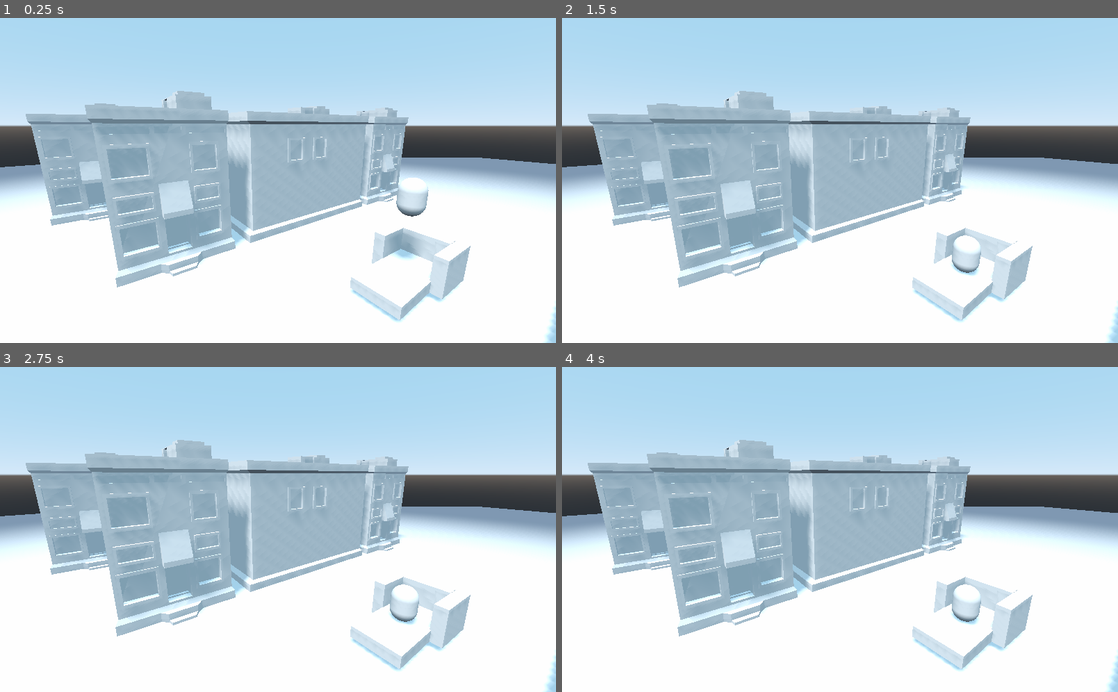
Above: before the commit, frames 1-4 (two rows, left to right).
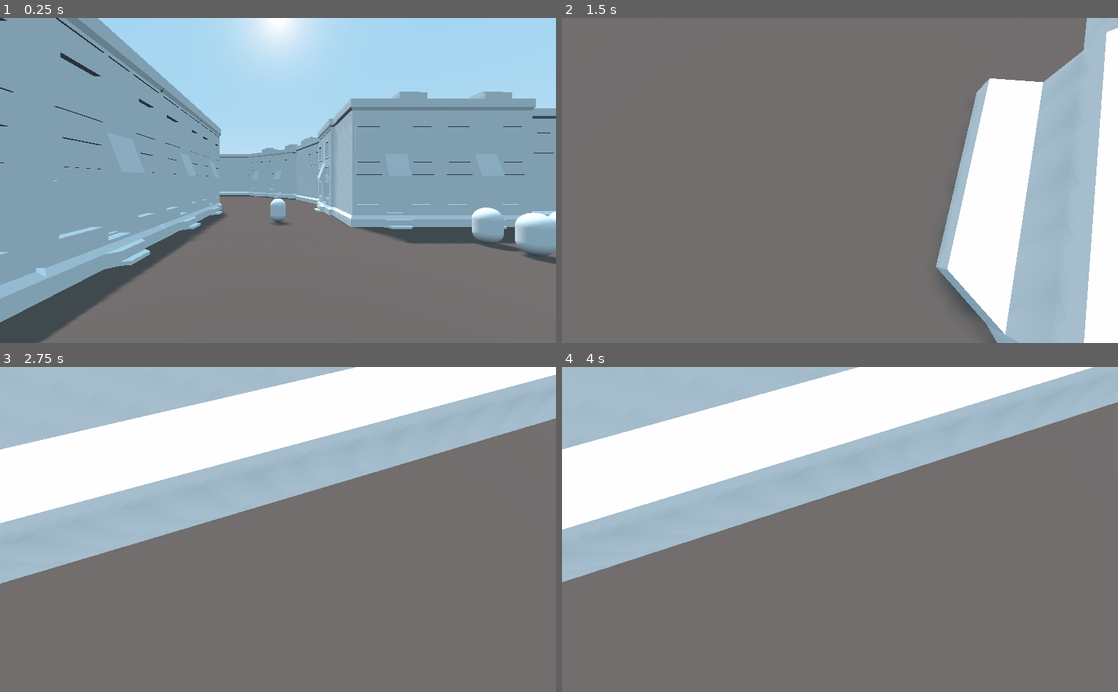
Above: after the commit, the same moments.

Repository: cullumi/One-Second-Speedster
Game: Godot game, scene res://Level 1/Level 1.tscn
Two runs of this game, one before a commit and one after it. Both use one fixed random seed, a clock stepped at 60 frames per second and the inputs below.
Inputs:
- Up to frame 1 (0.25 s): no input
- Up to frame 2 (1.5 s): hold D (move_right, bound only after the commit) 0.53-1.28 s; hold Down (look_down, bound only after the commit) 0.53-1.28 s; tap Left (look_left, bound only after the commit) at 0.8, 1.35 s; hold S (move_back, bound only after the commit) from 1.28 s (still down)
- Up to frame 3 (2.75 s): tap Right (look_right, bound only after the commit) at 1.55 s; release S (move_back, bound only after the commit) at 2.03 s; hold D (move_right, bound only after the commit) from 2.03 s (still down); hold Right (look_right, bound only after the commit) from 2.03 s (still down); tap Up (look_up, bound only after the commit) at 2.3 s
- Up to frame 4 (4 s): release D (move_right, bound only after the commit) at 2.78 s; release Right (look_right, bound only after the commit) at 2.78 s; hold W (move_forward, bound only after the commit) 2.78-3.53 s; tap Up (look_up, bound only after the commit) at 2.85 s; tap Down (look_down, bound only after the commit) at 3.05 s; tap Enter at 3.5 s; hold A (move_left, bound only after the commit) from 3.53 s (still down); hold Down (look_down, bound only after the commit) from 3.53 s (still down); tap Left (look_left, bound only after the commit) at 3.8 s

The runs differ from the first frame. In frame 1, 71% of the frame differs, in the area x 0-100%, y 0-100%; in frame 2, 94%; in frame 3, 93%; in frame 4, 95%.

Commit message:
Player Character
+ Player Character
+ Player Camera
+ Movement/Aiming Code Borrowed from "Thief Clone"

Diff:
--- /dev/null
+++ b/Assets/Materials/trolly_spatmat.tres
@@ -0,0 +1,4 @@
+[gd_resource type="SpatialMaterial" format=2]
+
+[resource]
+albedo_color = Color( 0.701961, 0.0823529, 0.0823529, 1 )
--- a/Level 1/Level 1.gd
+++ b/Level 1/Level 1.gd
@@ -1,4 +1,6 @@
 extends Spatial
+
+onready var real_time_cam = $"Real-Time Camera"
 
 var trolly_speed = 40
 
@@ -8,3 +10,5 @@
 func _process(delta):
 	if Input.is_action_just_pressed("un-pause"):
 		get_tree().call_group("pausable", "unpause")
+
+		real_time_cam.current = true
--- a/Level 1/Level 1.tscn
+++ b/Level 1/Level 1.tscn
@@ -1,46 +1,60 @@
-[gd_scene load_steps=17 format=2]
+[gd_scene load_steps=23 format=2]
 
 [ext_resource path="res://Level 1/Level 1.gd" type="Script" id=1]
 [ext_resource path="res://Assets/Meshes/Detailed Building.tscn" type="PackedScene" id=2]
 [ext_resource path="res://Level 1/Trolly.gd" type="Script" id=3]
-[ext_resource path="res://Level 1/lvl1_env.tres" type="Environment" id=4]
-[ext_resource path="res://Level 1/Real-Time Camera.gd" type="Script" id=5]
-[ext_resource path="res://Level 1/PathFollow.gd" type="Script" id=6]
-
-[sub_resource type="PlaneMesh" id=1]
+[ext_resource path="res://Assets/Materials/trolly_spatmat.tres" type="Material" id=4]
+[ext_resource path="res://Level 1/lvl1_env.tres" type="Environment" id=5]
+[ext_resource path="res://Level 1/Real-Time Camera.gd" type="Script" id=6]
+[ext_resource path="res://Level 1/PathFollow.gd" type="Script" id=7]
+[ext_resource path="res://Level 1/Player.gd" type="Script" id=8]
+
+[sub_resource type="SpatialMaterial" id=1]
+albedo_color = Color( 0.392157, 0.341176, 0.321569, 1 )
+
+[sub_resource type="PlaneMesh" id=2]
+material = SubResource( 1 )
 size = Vector2( 192, 256 )
 
-[sub_resource type="ConcavePolygonShape" id=2]
+[sub_resource type="ConcavePolygonShape" id=3]
 data = PoolVector3Array( 96, 0, 128, -96, 0, 128, 96, 0, -128, -96, 0, 128, -96, 0, -128, 96, 0, -128 )
 
-[sub_resource type="ConvexPolygonShape" id=5]
+[sub_resource type="ConvexPolygonShape" id=4]
 points = PoolVector3Array( 0, 0, 1.5, 0, 0, 1.5, 0, 0, 1.5, 0, 0, 1.5, 0, 0, 1.5, 0, 0, 1.5, 0, 0, 1.5, 0, 0, 1.5, 0, 0 …(56722 unchanged characters)…
 
-[sub_resource type="CapsuleMesh" id=6]
-
-[sub_resource type="ConvexPolygonShape" id=7]
+[sub_resource type="CapsuleMesh" id=5]
+
+[sub_resource type="ConvexPolygonShape" id=6]
 points = PoolVector3Array( -2, 0.5, 4, 2, 0.5, -4, 2, 0.5, 4, -2, 0.5, -4, -2, -0.5, 4, 2, -0.5, -4, 2, -0.5, 4, -2, -0 …(208 unchanged characters)…
 
-[sub_resource type="CubeMesh" id=8]
+[sub_resource type="CubeMesh" id=7]
 size = Vector3( 4, 1, 8 )
 
-[sub_resource type="ConvexPolygonShape" id=9]
+[sub_resource type="ConvexPolygonShape" id=8]
 points = PoolVector3Array( 0, 0, 1.5, 0, 0, 1.5, 0, 0, 1.5, 0, 0, 1.5, 0, 0, 1.5, 0, 0, 1.5, 0, 0, 1.5, 0, 0, 1.5, 0, 0 …(56722 unchanged characters)…
 
-[sub_resource type="CapsuleMesh" id=10]
-
-[sub_resource type="Curve3D" id=11]
+[sub_resource type="CapsuleMesh" id=9]
+
+[sub_resource type="Curve3D" id=10]
 _data = {
 "points": PoolVector3Array( 0, 0, 0, 0, 0, 0, -0.805283, 1.3589, 18.4287, 0, 0, 0, 0, 0, 0, -0.24303, 0.456134, 2.60398 …(275 unchanged characters)…
 "tilts": PoolRealArray( 0, 0, 0, 0, 0, 0 )
 }
 
-[sub_resource type="Curve3D" id=12]
+[sub_resource type="Curve3D" id=11]
 _data = {
 "points": PoolVector3Array( 0, 0, 0, 0, 0, 0, 0.415953, 0.263329, 19.518, -0.578014, -0.0166445, 2.85981, 0.578014, 0.0 …(275 unchanged characters)…
 "tilts": PoolRealArray( 0, 0, 0, 0, 0 )
 }
 
+[sub_resource type="SpatialMaterial" id=12]
+albedo_color = Color( 0.309804, 0.419608, 0.741176, 1 )
+
+[sub_resource type="CapsuleMesh" id=13]
+material = SubResource( 12 )
+
+[sub_resource type="CapsuleShape" id=14]
+
 [node name="Level 1" type="Spatial"]
 script = ExtResource( 1 )
 
@@ -50,13 +64,13 @@
 editor/display_folded = true
 transform = Transform( 1, 0, 0, 0, 1, 0, 0, 0, 1, 10.538, 0, 0 )
 use_in_baked_light = true
-mesh = SubResource( 1 )
+mesh = SubResource( 2 )
 material/0 = null
 
 [node name="StaticBody" type="StaticBody" parent="Static Environment/Ground"]
 
 [node name="CollisionShape" type="CollisionShape" parent="Static Environment/Ground/StaticBody"]
-shape = SubResource( 2 )
+shape = SubResource( 3 )
 
 [node name="Buildings" type="Node" parent="Static Environment"]
 editor/display_folded = true
@@ -198,38 +212,40 @@
 
 [node name="Base" type="CollisionShape" parent="Trolly"]
 editor/display_folded = true
-shape = SubResource( 7 )
+shape = SubResource( 6 )
 
 [node name="Trolly" type="MeshInstance" parent="Trolly/Base"]
-mesh = SubResource( 8 )
-material/0 = null
+mesh = SubResource( 7 )
+material/0 = ExtResource( 4 )
 
 [node name="Base2" type="CollisionShape" parent="Trolly"]
 editor/display_folded = true
 transform = Transform( 1, 0, 0, 0, -1.74846e-008, -0.4, 0, 1, -4.37114e-008, 0, 1.09786, 4 )
-shape = SubResource( 7 )
+shape = SubResource( 6 )
 
 [node name="Trolly" type="MeshInstance" parent="Trolly/Base2"]
-mesh = SubResource( 8 )
-material/0 = null
+mesh = SubResource( 7 )
+material/0 = ExtResource( 4 )
 
 [node name="Base3" type="CollisionShape" parent="Trolly"]
 editor/display_folded = true
 transform = Transform( 0.0371209, 0.999311, -4.36813e-008, 0, -1.74846e-008, -0.4, -0.999311, 0.0371209, -1.62261e-009, 2.38227, 1.09786, 2.50563 )
-shape = SubResource( 7 )
+shape = SubResource( 6 )
 
 [node name="Trolly" type="MeshInstance" parent="Trolly/Base3"]
-mesh = SubResource( 8 )
-material/0 = null
+transform = Transform( 1, -3.72529e-009, 0, 3.72529e-009, 1, -1.38778e-017, -1.11022e-016, -2.08167e-017, 1, 0, 0, 0 )
+mesh = SubResource( 7 )
+material/0 = ExtResource( 4 )
 
 [node name="Base4" type="CollisionShape" parent="Trolly"]
 editor/display_folded = true
 transform = Transform( 0.0371209, 0.999311, -4.36813e-008, 0, -1.74846e-008, -0.4, -0.999311, 0.0371209, -1.62261e-009, -2.45796, 1.09786, 2.50563 )
-shape = SubResource( 7 )
+shape = SubResource( 6 )
 
 [node name="Trolly" type="MeshInstance" parent="Trolly/Base4"]
-mesh = SubResource( 8 )
-material/0 = null
+transform = Transform( 1, -3.72529e-009, 0, 3.72529e-009, 1, -1.38778e-017, -1.11022e-016, -2.08167e-017, 1, 0, 0, 0 )
+mesh = SubResource( 7 )
+material/0 = ExtResource( 4 )
 
 [node name="Camera Focus Point" type="Spatial" parent="Trolly"]
 
@@ -238,37 +254,56 @@
 transform = Transform( 1, 0, 0, 0, -4.37114e-008, -1, 0, 1, -4.37114e-008, 0, 8.24223, 18.7642 )
 
 [node name="CollisionShape" type="CollisionShape" parent="Trolly Driver"]
-shape = SubResource( 9 )
+shape = SubResource( 8 )
 
 [node name="Trolly Driver" type="MeshInstance" parent="Trolly Driver"]
-mesh = SubResource( 10 )
+mesh = SubResource( 9 )
 material/0 = null
 
 [node name="Real-Time Camera" type="Camera" parent="."]
 transform = Transform( -0.587913, 0.18597, -0.787257, 0, 0.973215, 0.229898, 0.808924, 0.13516, -0.572166, -7.69456, 13.2775, 0.574323 )
-environment = ExtResource( 4 )
-current = true
-script = ExtResource( 5 )
+environment = ExtResource( 5 )
+script = ExtResource( 6 )
 focus_point = NodePath("../Trolly/Camera Focus Point")
 
 [node name="Left Path" type="Path" parent="."]
+editor/display_folded = true
 transform = Transform( 1, 0, 0, 0, 1, 0, 0, 0, 1, 0.0281987, -0.189789, -0.0553005 )
-curve = SubResource( 11 )
+curve = SubResource( 10 )
 
 [node name="LeftPathFollow" type="PathFollow" parent="Left Path"]
 v_offset = 1.0
 loop = false
-script = ExtResource( 6 )
+script = ExtResource( 7 )
 
 [node name="Right Path" type="Path" parent="."]
-curve = SubResource( 12 )
+editor/display_folded = true
+curve = SubResource( 11 )
 
 [node name="RightPathFollow" type="PathFollow" parent="Right Path"]
 v_offset = 1.0
 cubic_interp = false
 loop = false
-script = ExtResource( 6 )
+script = ExtResource( 7 )
 
 [node name="DirectionalLight" type="DirectionalLight" parent="."]
 transform = Transform( -0.278601, 0.946451, -0.163132, 0.373922, 0.263348, 0.889286, 0.884627, 0.186757, -0.427268, 0, 19.7036, 0 )
 shadow_enabled = true
+
+[node name="Player" type="KinematicBody" parent="."]
+editor/display_folded = true
+transform = Transform( 1, 0, 0, 0, 1, 0, 0, 0, 1, 0, 8.08827, 4.05386 )
+script = ExtResource( 8 )
+
+[node name="MeshInstance" type="MeshInstance" parent="Player"]
+transform = Transform( 1, 0, 0, 0, -4.37114e-008, -1, 0, 1, -4.37114e-008, 0, 0, 0 )
+mesh = SubResource( 13 )
+material/0 = null
+
+[node name="CollisionShape" type="CollisionShape" parent="Player"]
+transform = Transform( 1, 0, 0, 0, -4.37114e-008, -1, 0, 1, -4.37114e-008, 0, 0, 0 )
+shape = SubResource( 14 )
+
+[node name="Camera" type="Camera" parent="Player"]
+transform = Transform( 1, 0, 0, 0, 1, 0, 0, 0, 1, 0, 0.962328, 0 )
+current = true
--- /dev/null
+++ b/Level 1/Player.gd
@@ -0,0 +1,70 @@
+extends KinematicBody
+
+export (int) var move_speed = 15
+export (int) var look_speed = 3
+
+onready var camera = $Camera
+
+var is_paused = true
+
+func _ready():
+	add_to_group("pausable")
+	$MeshInstance.visible = false
+
+func _process(delta):
+	if is_paused:
+		aiming(delta)
+		movement()
+
+func movement():
+	var velocity = Vector3()
+	var direction = Vector3()
+	var forward_direction = rotation_degrees.y
+
+	var is_moving = false
+	if Input.is_action_pressed("move_left"):
+		direction.x += sin(deg2rad(forward_direction - 90))
+		direction.z += cos(deg2rad(forward_direction - 90))
+		is_moving = true
+	if Input.is_action_pressed("move_right"):
+		direction.x += sin(deg2rad(forward_direction + 90))
+		direction.z += cos(deg2rad(forward_direction + 90))
+		is_moving = true
+	if Input.is_action_pressed("move_forward"):
+		direction.x += sin(deg2rad(forward_direction - 180))
+		direction.z += cos(deg2rad(forward_direction - 180))
+		is_moving = true
+	if Input.is_action_pressed("move_back"):
+		direction.x += sin(deg2rad(forward_direction))
+		direction.z += cos(deg2rad(forward_direction))
+		is_moving = true
+	velocity = direction.normalized() * move_speed
+
+	if !is_on_floor():
+		velocity.y = -move_speed
+	else:
+		velocity += -get_slide_collision(0).normal * 100
+
+	move_and_slide(velocity, Vector3.UP)
+
+func aiming(delta):
+	var velocity = Vector3()
+	var direction = Vector3()
+
+	if Input.is_action_pressed("look_left"):
+		direction.y += 1;
+	if Input.is_action_pressed("look_right"):
+		direction.y -= 1;
+	if Input.is_action_pressed("look_up"):
+		direction.x += 1
+	if Input.is_action_pressed("look_down"):
+		direction.x -= 1;
+	velocity = direction.normalized() * look_speed
+
+	var look_velocity = velocity * delta
+	camera.rotate_x(look_velocity.x)
+	rotate_y(look_velocity.y)
+	camera.rotation_degrees.x = clamp(camera.rotation_degrees.x, -75, 75)
+
+func unpause():
+	is_paused = false
--- a/project.godot
+++ b/project.godot
@@ -26,6 +26,46 @@
 "events": [ Object(InputEventKey,"resource_local_to_scene":false,"resource_name":"","device":0,"alt":false,"shift":false,"control":false,"meta":false,"command":false,"pressed":false,"scancode":80,"unicode":0,"echo":false,"script":null)
  ]
 }
+move_left={
+"deadzone": 0.5,
+"events": [ Object(InputEventKey,"resource_local_to_scene":false,"resource_name":"","device":0,"alt":false,"shift":false,"control":false,"meta":false,"command":false,"pressed":false,"scancode":65,"unicode":0,"echo":false,"script":null)
+ ]
+}
+move_right={
+"deadzone": 0.5,
+"events": [ Object(InputEventKey,"resource_local_to_scene":false,"resource_name":"","device":0,"alt":false,"shift":false,"control":false,"meta":false,"command":false,"pressed":false,"scancode":68,"unicode":0,"echo":false,"script":null)
+ ]
+}
+move_forward={
+"deadzone": 0.5,
+"events": [ Object(InputEventKey,"resource_local_to_scene":false,"resource_name":"","device":0,"alt":false,"shift":false,"control":false,"meta":false,"command":false,"pressed":false,"scancode":87,"unicode":0,"echo":false,"script":null)
+ ]
+}
+move_back={
+"deadzone": 0.5,
+"events": [ Object(InputEventKey,"resource_local_to_scene":false,"resource_name":"","device":0,"alt":false,"shift":false,"control":false,"meta":false,"command":false,"pressed":false,"scancode":83,"unicode":0,"echo":false,"script":null)
+ ]
+}
+look_left={
+"deadzone": 0.5,
+"events": [ Object(InputEventKey,"resource_local_to_scene":false,"resource_name":"","device":0,"alt":false,"shift":false,"control":false,"meta":false,"command":false,"pressed":false,"scancode":16777231,"unicode":0,"echo":false,"script":null)
+ ]
+}
+look_right={
+"deadzone": 0.5,
+"events": [ Object(InputEventKey,"resource_local_to_scene":false,"resource_name":"","device":0,"alt":false,"shift":false,"control":false,"meta":false,"command":false,"pressed":false,"scancode":16777233,"unicode":0,"echo":false,"script":null)
+ ]
+}
+look_up={
+"deadzone": 0.5,
+"events": [ Object(InputEventKey,"resource_local_to_scene":false,"resource_name":"","device":0,"alt":false,"shift":false,"control":false,"meta":false,"command":false,"pressed":false,"scancode":16777232,"unicode":0,"echo":false,"script":null)
+ ]
+}
+look_down={
+"deadzone": 0.5,
+"events": [ Object(InputEventKey,"resource_local_to_scene":false,"resource_name":"","device":0,"alt":false,"shift":false,"control":false,"meta":false,"command":false,"pressed":false,"scancode":16777234,"unicode":0,"echo":false,"script":null)
+ ]
+}
 
 [rendering]
 
Not shown: 4 places in Level 1/Level 1.tscn that only renumber resources
